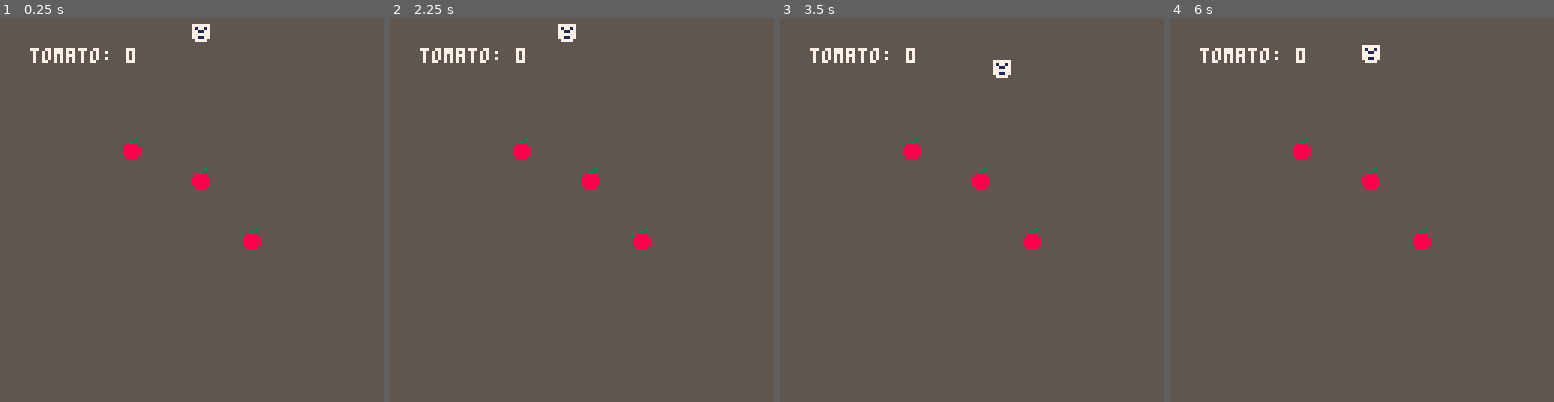
Above: before the commit, frames 1-4 (left to right).
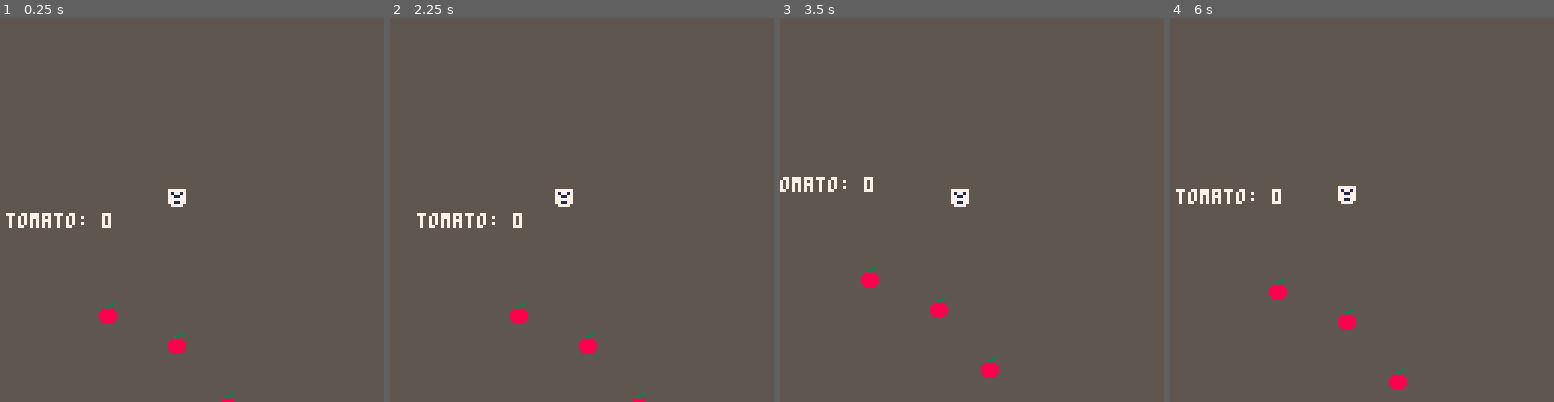
Above: after the commit, the same moments.

Repository: JohnErnestBonanno/pico8
Game: PICO-8 cartridge pickup.p8
Two runs of this game, one before a commit and one after it. Both use one fixed random seed, a clock stepped at 60 frames per second and the inputs below.
Inputs:
- Up to frame 1 (0.25 s): no input
- Up to frame 2 (2.25 s): hold Left from 1.97 s (still down)
- Up to frame 3 (3.5 s): release Left at 2.37 s; hold Down 2.42-2.82 s; hold Right from 2.87 s (still down)
- Up to frame 4 (6 s): release Right at 3.53 s; hold Up 3.58-4.08 s; hold Right 4.13-4.53 s; hold Down 4.58-5.08 s; hold Left 5.13-5.8 s; hold Up from 5.85 s (still down)

The runs differ from the first frame. In frame 1, 2.2% of the frame differs, in the area x 1-68%, y 1-100%; in frame 2, 2.2%; in frame 3, 2.3%; in frame 4, 2.4%, in the area x 1-68%, y 7-97%.

Commit message:
Add dynamic camera centered on Player

Diff:
--- a/pickup.p8
+++ b/pickup.p8
@@ -27,6 +27,7 @@
 	map()
 	spr(plr.sp,plr.x,plr.y,2,2)
 	dpickups()
+dcam()
 end
 
 -->8
@@ -59,6 +60,12 @@
 
 print("tomato: "..tomato,10,10,7)
 end
+-->8
+--dynamic camera--
+
+function dcam()
+	camera(plr.x+8-63,plr.y+8-63)
+end
 __gfx__
 00000000000000000000000000000000000003000000000033333333000000000000000000000000000000000000000000000000000000000000000000000000
 00000000055555500000000000000000000330000000000033333333000000000000000000000000000000000000000000000000000000000000000000000000
